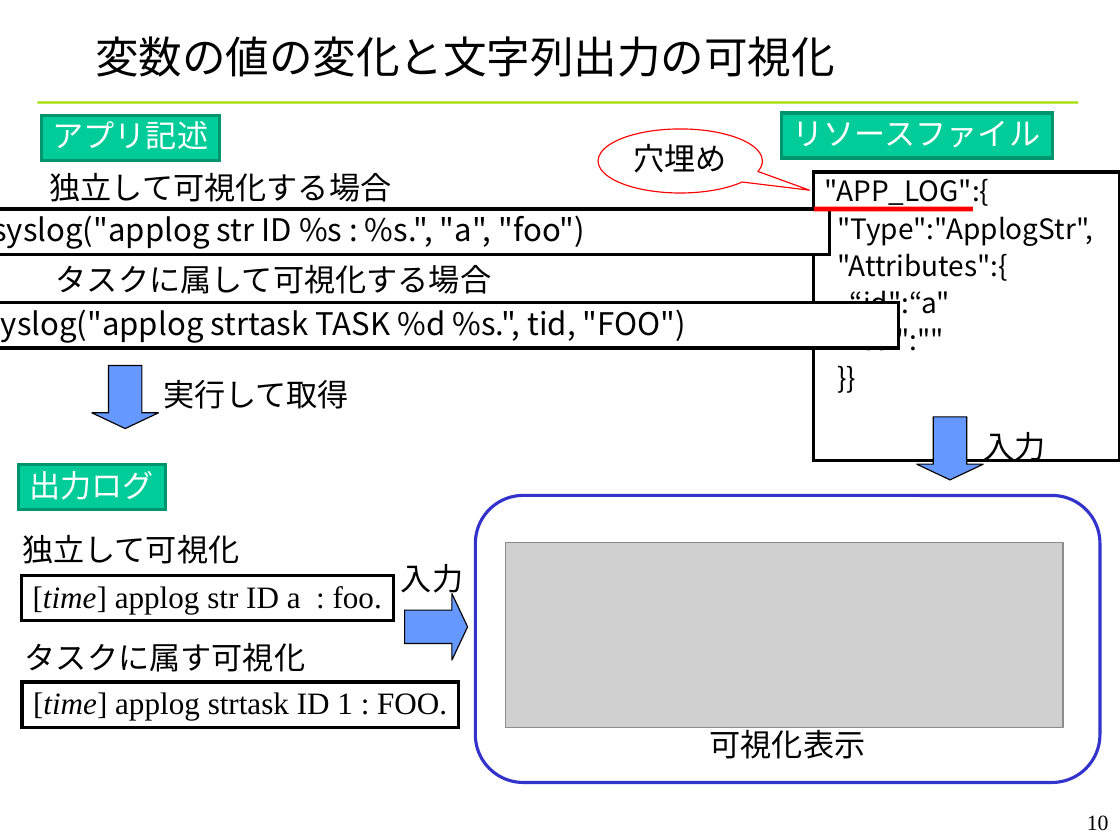
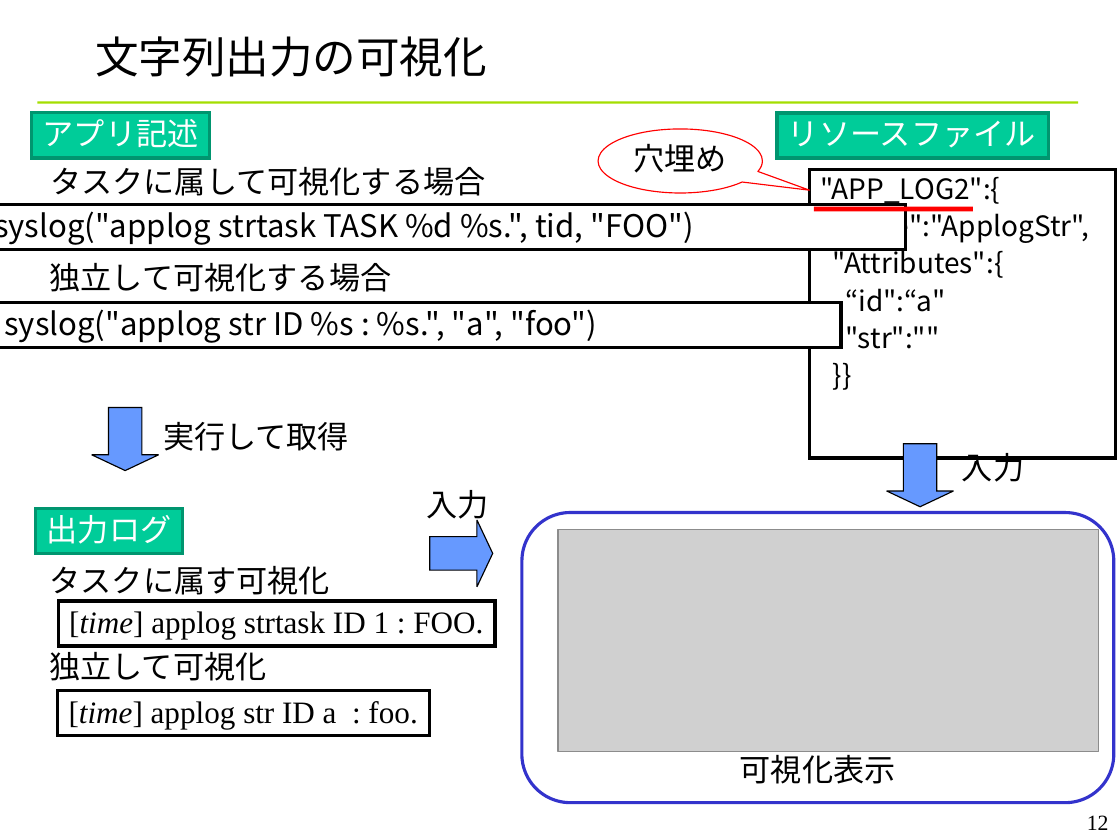
Before and after one commit to YixiaoLi/tlv4mc, a slide deck: slide 12 of doc/phase4/joho_koukankai/ojl-2nd-comm-yanagi.ppt (slide 10 before the commit). Drawn at 1120x840 pixels with LibreOffice and Linux fonts; fonts in the diff are those of the drawing; grey boxes stand for pictures; background and template pictures are left out. Boxes give left, top, right and bottom in pixels: in the first picture for what was removed or moved away, otherwise in the second. Text is boxed around its words. In the diff, an @@ line names an element or a change of style, - is before the commit and + after.

```diff
--- a/doc/phase4/joho_koukankai/ojl-2nd-comm-yanagi.ppt
+++ b/doc/phase4/joho_koukankai/ojl-2nd-comm-yanagi.ppt
@@ title at (x1=95, y1=36, x2=486, y2=77): text changed @@
-変数の値の変化と文字列出力の可視化
+文字列出力の可視化
@@ rectangle "アプリ記述" moved from (x1=41, y1=115, x2=220, y2=160) to (x1=31, y1=113, x2=209, y2=158) @@
@@ rectangle "リソースファイル" moved from (x1=782, y1=113, x2=1053, y2=158) to (x1=777, y1=113, x2=1048, y2=158) @@
@@ text "タスクに属して可視化する場合" moved from (x1=56, y1=265, x2=491, y2=294) to (x1=50, y1=167, x2=485, y2=196) @@
@@ rectangle ""APP_LOG2":{" moved from (x1=814, y1=172, x2=1120, y2=461) to (x1=810, y1=169, x2=1116, y2=458) @@
@@ text in rectangle at (x1=820, y1=176, x2=1000, y2=207): text changed @@
-"APP_LOG":{
+"APP_LOG2":{
@@ rectangle "syslog("applog strtask TASK %d %s.", ..." resized from (x1=0, y1=302, x2=898, y2=347) to (x1=0, y1=205, x2=906, y2=250) @@
@@ text "独立して可視化する場合" moved from (x1=50, y1=173, x2=392, y2=202) to (x1=50, y1=263, x2=392, y2=292) @@
@@ rectangle "syslog("applog str ID %s : ..." resized from (x1=0, y1=209, x2=829, y2=254) to (x1=0, y1=302, x2=841, y2=347) @@
@@ right arrow moved from (x1=92, y1=366, x2=159, y2=429) to (x1=92, y1=408, x2=159, y2=470) @@
@@ text "実行して取得" moved from (x1=163, y1=380, x2=349, y2=409) to (x1=163, y1=422, x2=349, y2=451) @@
@@ right arrow moved from (x1=916, y1=417, x2=983, y2=479) to (x1=886, y1=444, x2=953, y2=506) @@
@@ text "入力" moved from (x1=984, y1=432, x2=1046, y2=462) to (x1=962, y1=453, x2=1024, y2=482) @@
@@ rectangle "出力ログ" moved from (x1=18, y1=465, x2=165, y2=510) to (x1=36, y1=508, x2=183, y2=553) @@
@@ 2 texts, 1 right arrow moved together from (x1=25, y1=564, x2=467, y2=672) to (x1=50, y1=490, x2=493, y2=600) @@
@@ rounded rectangle "可視化表示" resized from (x1=475, y1=495, x2=1100, y2=782) to (x1=522, y1=513, x2=1113, y2=803) @@
@@ picture resized from (x1=505, y1=543, x2=1063, y2=728) to (x1=558, y1=530, x2=1099, y2=752) @@
@@ rectangle "[time] applog strtask ID 1 ..." moved from (x1=22, y1=682, x2=459, y2=727) to (x1=58, y1=601, x2=495, y2=646) @@
@@ text "独立して可視化" rewrapped from (x1=22, y1=535, x2=239, y2=564) to (x1=49, y1=647, x2=266, y2=681) @@
@@ rectangle "[time] applog str ID a ..." moved from (x1=21, y1=576, x2=393, y2=620) to (x1=57, y1=690, x2=429, y2=735) @@
@@ page number at (x1=1087, y1=815, x2=1109, y2=830): text changed @@
-10
+12
```
Also in this commit, not shown: 12 other slides changed, 2 slides added.
